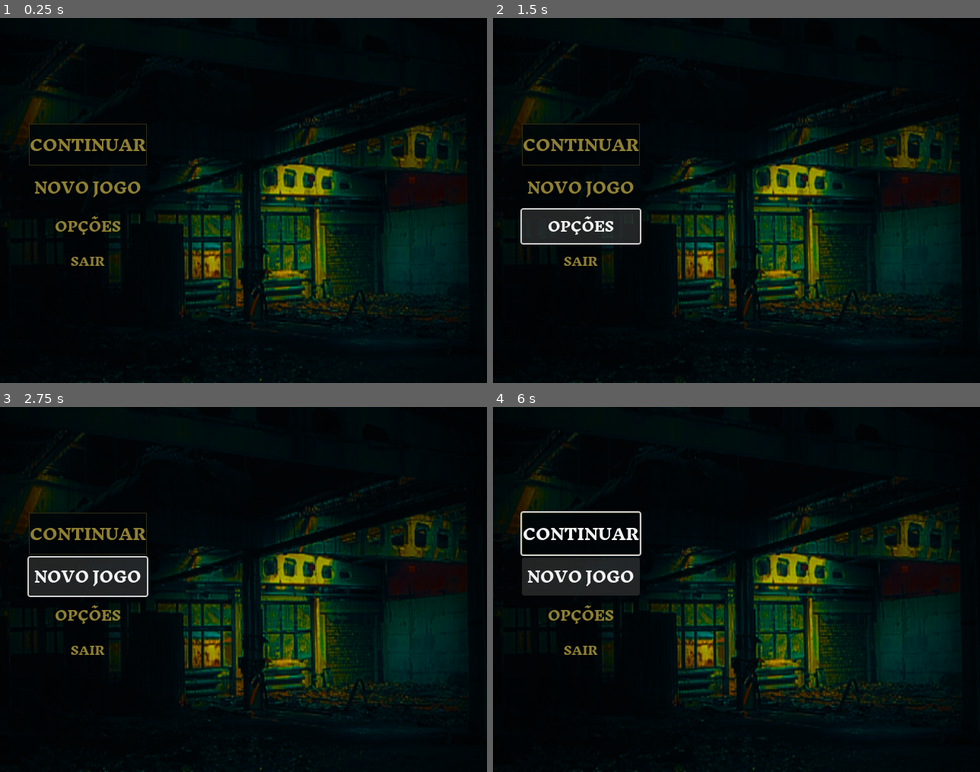
Above: before the commit, frames 1-4 (two rows, left to right).
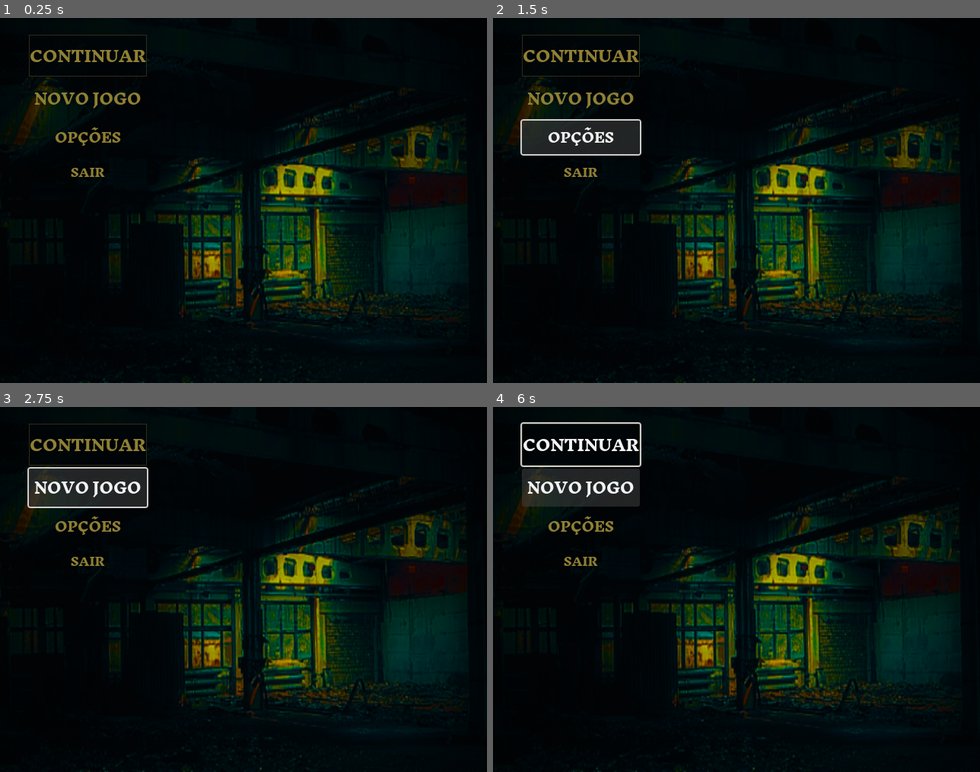
Above: after the commit, the same moments.

Repository: y-leandro/Trabalho-A3-gamedev
Game: Godot game, scene res://main_menu/title_screen.tscn
Same seed, same stepped clock (60 frames per second), same inputs: the game is played once before the commit and once after it. This scene is started directly instead of the project's main scene.
Inputs:
- Up to frame 1 (0.25 s): no input
- Up to frame 2 (1.5 s): click "CONTINUAR" at 0.5 s; click "OPÇÕES" at 1.25 s
- Up to frame 3 (2.75 s): click "NOVO JOGO" at 2 s
- Up to frame 4 (6 s): click "NOVO JOGO" at 2.75 s; tap Enter (ui_accept) at 3.5, 3.77, 4.25, 4.52, 5, 5.75 s; hold D (right) 3.53-4.28 s; tap E (e) at 3.6, 4.35, 5.3, 5.85 s; hold S (down) 4.28-5.03 s; hold D (right) 5.03-5.78 s; tap Space (space) at 5.1 s; hold Up (ui_up) from 5.78 s (still down)

The runs differ from the first frame. In frame 1, 2.5% of the frame differs, in the area x 5-31%, y 4-68%; in frame 2, 6.4%; in frame 3, 7.2%; in frame 4, 7.3%.

Commit message:
add menu1 e 2

Diff:
--- /dev/null
+++ b/main_menu/main_menu.gd
@@ -0,0 +1,25 @@
+extends Control
+
+# Called when the node enters the scene tree for the first time.
+func _ready() -> void:
+	$menu1/MarginContainer/HBoxContainer/VBoxContainer/ContinueButton.connect("button_down", continuar_game)
+	$menu1/MarginContainer/HBoxContainer/VBoxContainer/NewgameButton.connect("button_down", new_jogo)
+	$menu1/MarginContainer/HBoxContainer/VBoxContainer/OptionsButton.connect("button_down", opcoes)
+	$menu1/MarginContainer/HBoxContainer/VBoxContainer/QuitButton.connect("button_down", quit)
+# Called every frame. 'delta' is the elapsed time since the previous frame.
+func _process(delta: float) -> void:
+	pass
+
+func continuar_game():
+	print("comococo")
+
+func new_jogo():
+	get_tree().change_scene_to_file("")
+
+	# add cena real
+
+func opcoes ():
+	print ("vanessaaaaaaaaaaaaaaaaaaaaaaaaaaaaaaaaaaaaaaaaaaaaaaaaaaaaaaa")
+
+func quit():
+	get_tree().quit()
--- a/main_menu/title_screen.tscn
+++ b/main_menu/title_screen.tscn
@@ -1,6 +1,7 @@
-[gd_scene load_steps=15 format=3 uid="uid://cbn81583pptaj"]
+[gd_scene load_steps=16 format=3 uid="uid://cbn81583pptaj"]
 
 [ext_resource type="Texture2D" uid="uid://bm2eb1m2xrnd1" path="res://background.png" id="1_87csc"]
+[ext_resource type="Script" path="res://main_menu/main_menu.gd" id="1_iqvgf"]
 [ext_resource type="FontFile" uid="uid://dtcmcn6718dsi" path="res://InknutAntiqua-Regular.ttf" id="2_m0qll"]
 [ext_resource type="FontFile" uid="uid://bvy1ofx8ym67b" path="res://font4/InknutAntiqua-ExtraBold.ttf" id="2_tao3s"]
 
@@ -60,45 +61,51 @@
 Button/fonts/font = ExtResource("2_tao3s")
 Button/styles/normal = SubResource("StyleBoxFlat_rbtmn")
 
-[node name="titleScreen" type="Control"]
+[node name="main_menu" type="Control"]
 layout_mode = 3
 anchors_preset = 15
 anchor_right = 1.0
 anchor_bottom = 1.0
 grow_horizontal = 2
 grow_vertical = 2
+script = ExtResource("1_iqvgf")
 
-[node name="background" type="TextureRect" parent="."]
+[node name="menu1" type="Control" parent="."]
+anchors_preset = 0
+offset_right = 40.0
+offset_bottom = 40.0
+
+[node name="background" type="TextureRect" parent="menu1"]
 layout_mode = 2
 offset_right = 640.0
 offset_bottom = 480.0
 texture = ExtResource("1_87csc")
 expand_mode = 2
 
-[node name="MarginContainer" type="MarginContainer" parent="."]
+[node name="MarginContainer" type="MarginContainer" parent="menu1"]
 layout_mode = 1
 anchors_preset = 9
 anchor_bottom = 1.0
 offset_left = 38.0
 offset_top = -2.0
 offset_right = 638.0
-offset_bottom = -2.0
+offset_bottom = 203.0
 grow_vertical = 2
 theme_override_constants/margin_top = 20
 theme_override_constants/margin_bottom = 20
 
-[node name="HBoxContainer" type="HBoxContainer" parent="MarginContainer"]
+[node name="HBoxContainer" type="HBoxContainer" parent="menu1/MarginContainer"]
 layout_mode = 2
 size_flags_horizontal = 0
 size_flags_vertical = 4
 
-[node name="VBoxContainer" type="VBoxContainer" parent="MarginContainer/HBoxContainer"]
+[node name="VBoxContainer" type="VBoxContainer" parent="menu1/MarginContainer/HBoxContainer"]
 layout_mode = 2
 
-[node name="TextureRect" type="TextureRect" parent="MarginContainer/HBoxContainer/VBoxContainer"]
+[node name="TextureRect" type="TextureRect" parent="menu1/MarginContainer/HBoxContainer/VBoxContainer"]
 layout_mode = 2
 
-[node name="continuar_btn" type="Button" parent="MarginContainer/HBoxContainer/VBoxContainer"]
+[node name="ContinueButton" type="Button" parent="menu1/MarginContainer/HBoxContainer/VBoxContainer"]
 layout_mode = 2
 size_flags_vertical = 4
 theme = SubResource("Theme_6uaqo")
@@ -106,21 +113,26 @@
 theme_override_styles/normal = SubResource("StyleBoxFlat_4ajx1")
 text = "CONTINUAR"
 
-[node name="novojogo_btn" type="Button" parent="MarginContainer/HBoxContainer/VBoxContainer"]
+[node name="NewgameButton" type="Button" parent="menu1/MarginContainer/HBoxContainer/VBoxContainer"]
 layout_mode = 2
 theme = SubResource("Theme_nh780")
 text = "NOVO JOGO"
 
-[node name="opções_btn" type="Button" parent="MarginContainer/HBoxContainer/VBoxContainer"]
+[node name="OptionsButton" type="Button" parent="menu1/MarginContainer/HBoxContainer/VBoxContainer"]
 layout_mode = 2
 theme = SubResource("Theme_b2gv1")
 text = "OPÇÕES
 "
 
-[node name="sair_btn" type="Button" parent="MarginContainer/HBoxContainer/VBoxContainer"]
+[node name="QuitButton" type="Button" parent="menu1/MarginContainer/HBoxContainer/VBoxContainer"]
 layout_mode = 2
 theme = SubResource("Theme_q6tfd")
 text = "SAIR"
 
-[node name="carol" type="TextureRect" parent="MarginContainer/HBoxContainer"]
+[node name="carol" type="TextureRect" parent="menu1/MarginContainer/HBoxContainer"]
 layout_mode = 2
+
+[node name="Control2" type="Control" parent="."]
+anchors_preset = 0
+offset_right = 40.0
+offset_bottom = 40.0
